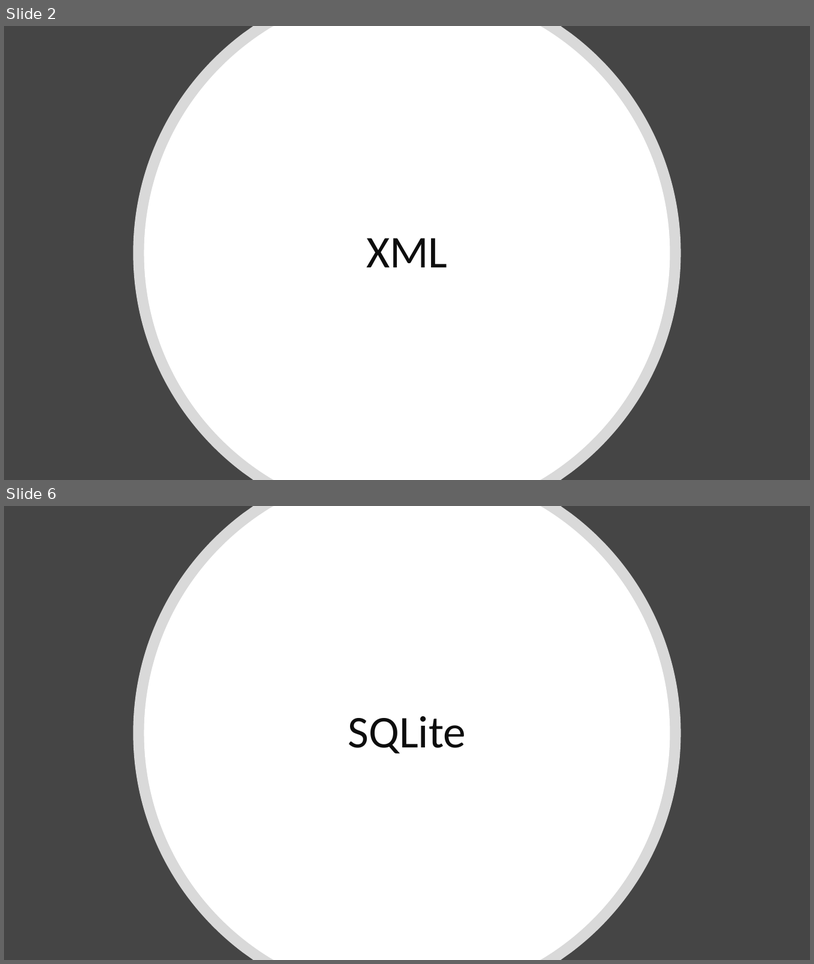
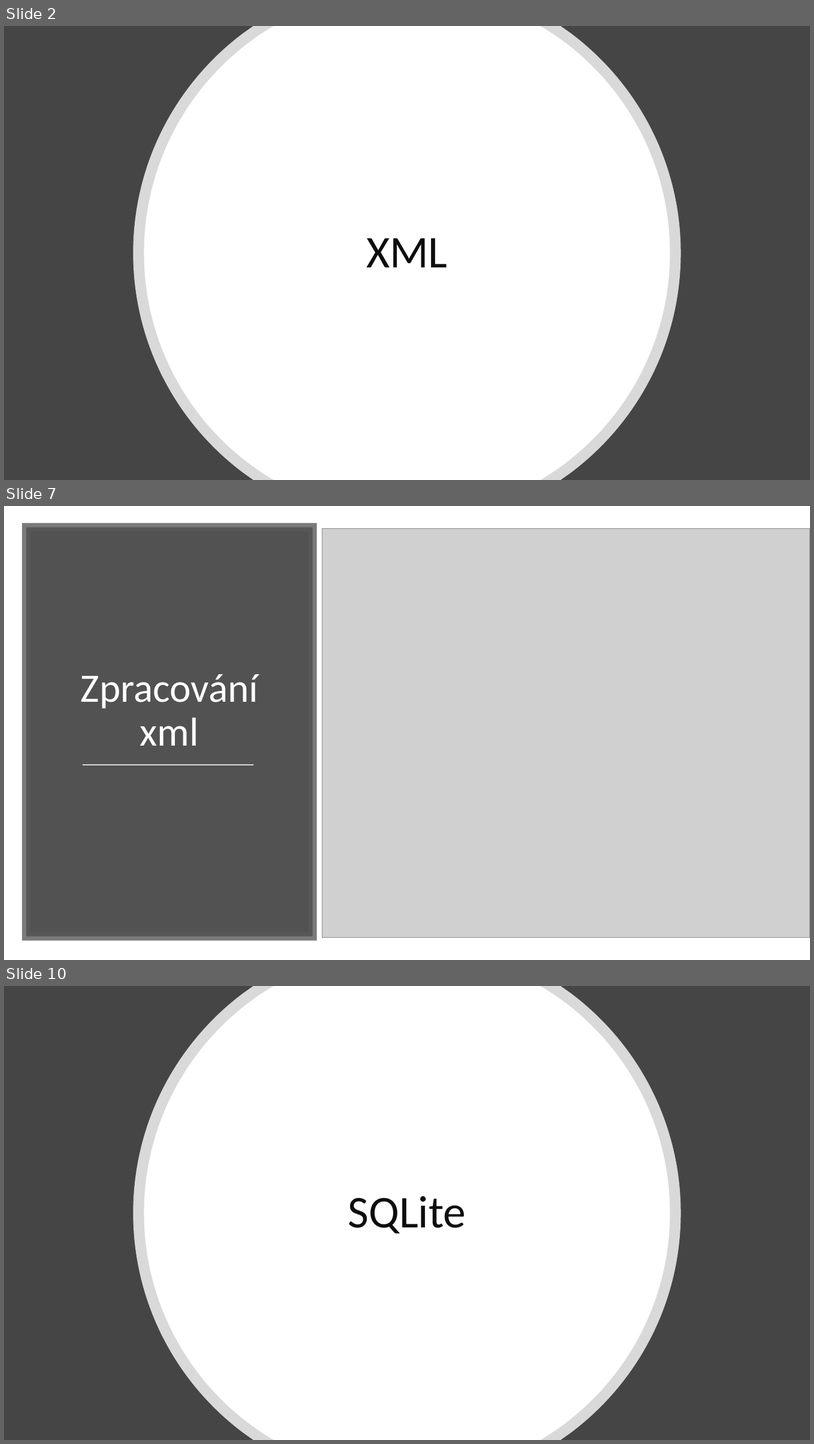
Before and after one commit to cink01/PMP, a slide deck: Prezentace_2.pptx. Shown one above the other, each under a label of ours: slides 2 and 6 before the commit, slides 2, 7 and 10 after it; the slides between them are not shown. The pictures are 814x964 and 814x1444 pixels, drawn with LibreOffice and Linux fonts; fonts in the diff are those of the drawing; grey boxes stand for pictures. Boxes give left, top, right and bottom in pixels: in the first picture for what was removed or moved away, otherwise in the second. Text is boxed around its words. In the diff, an @@ line names an element or a change of style, - is before the commit and + after.

```diff
--- a/Prezentace_2.pptx
+++ b/Prezentace_2.pptx
@@ slide 7 added at [4,506,810,960], background #FFFFFF @@
@@ rectangle added at [26,527,313,936], fill #404040 at 90% opacity, outline #595959 10 pt @@
@@ picture added at [322,528,810,937] @@
@@ text added at [81,674,258,745], 48 pt, text #FFFFFF @@
+Zpracování xml
@@ line added from (83, 765) to (254, 765), #D9D9D9 1.75 pt @@
@@ what was slide 6 is now slide 10 @@
```
Also in this commit, not shown: 3 slides changed, 4 other slides added, 1 slide removed, 49 other files.
